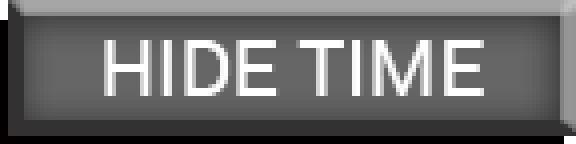
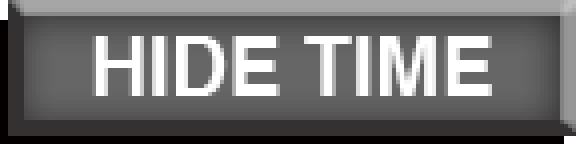
Layer changes from the first w=576, h=144 image to the second:
painted on "HIDE TIME" (3rd of 3, in "HIDE TIME DISABLED") over [92, 36, 492, 96]
